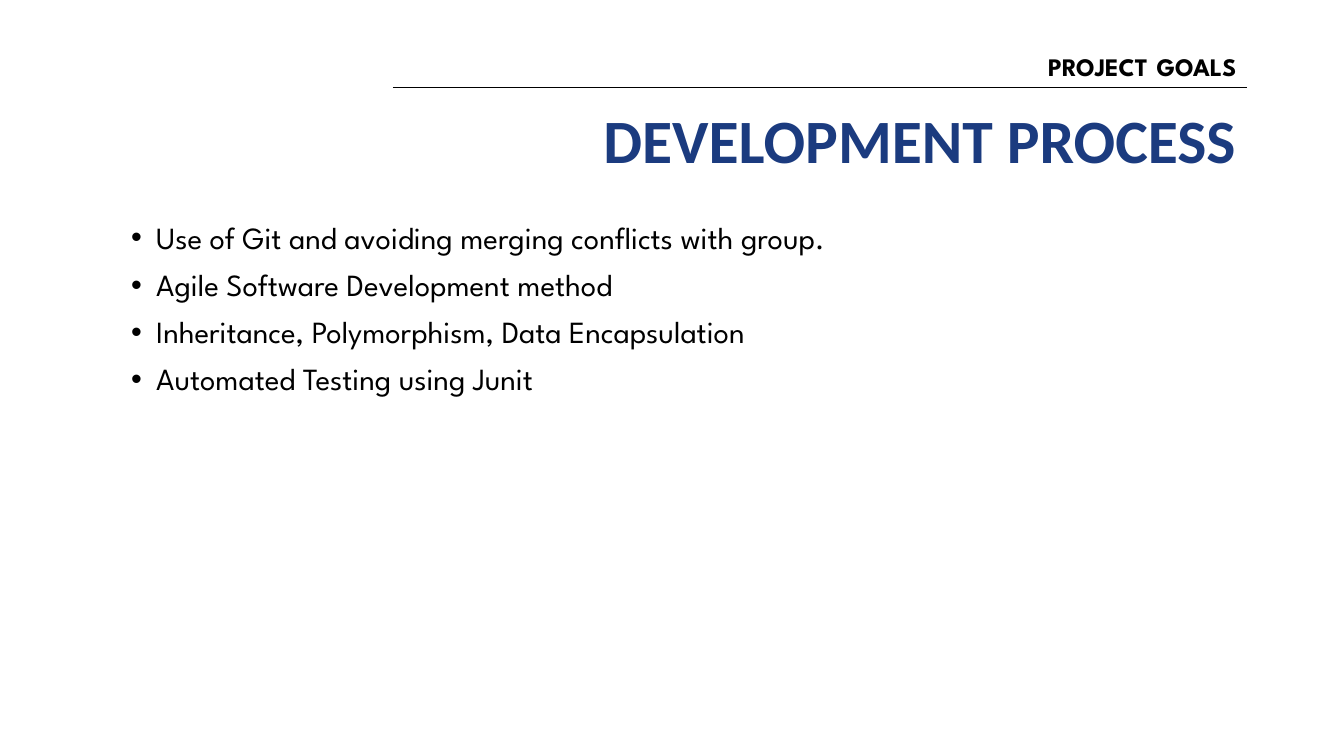
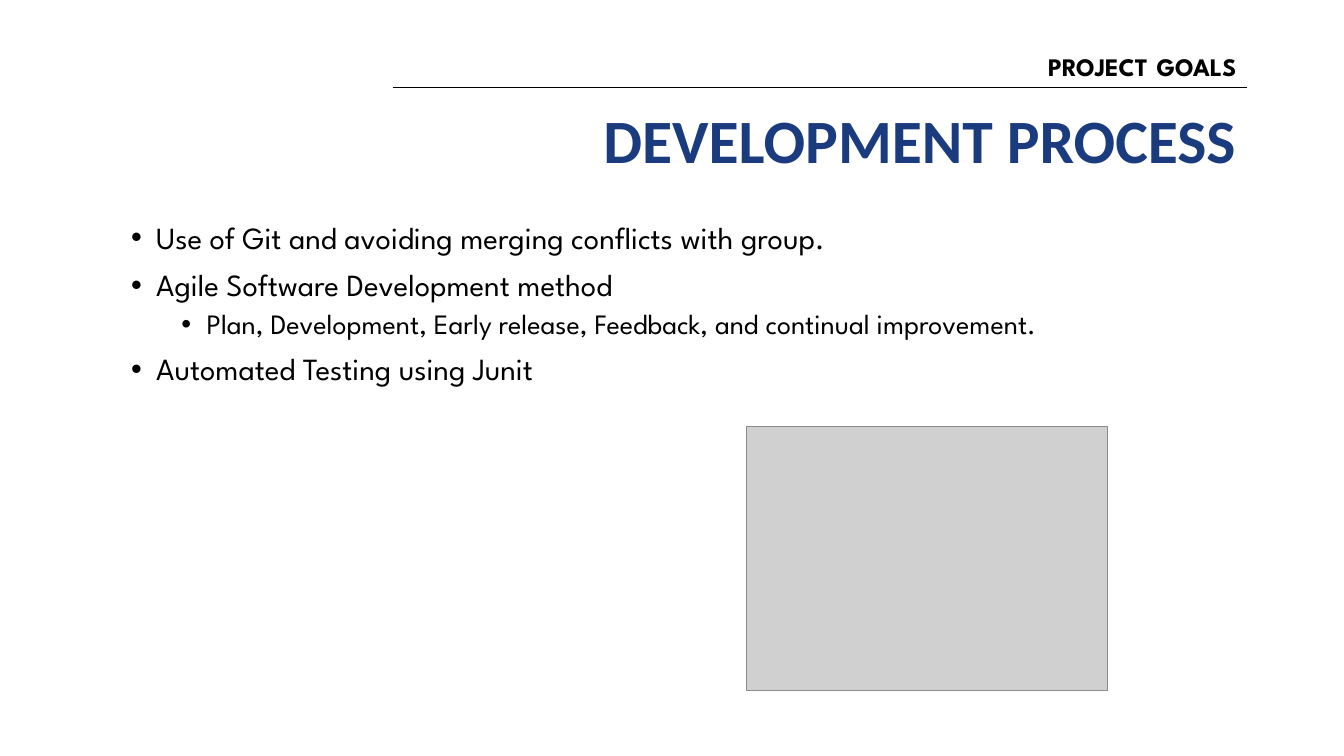
Before and after one commit to group-sm3/connect4-sm3, a slide deck: slide 3 of docs/SM3 Presentation.pptx. Drawn at 1344x756 pixels with LibreOffice and Linux fonts; fonts in the diff are those of the drawing; grey boxes stand for pictures; background and template pictures are left out. Boxes give left, top, right and bottom in pixels: in the first picture for what was removed or moved away, otherwise in the second. Text is boxed around its words. In the diff, an @@ line names an element or a change of style, - is before the commit and + after.

```diff
--- a/docs/SM3 Presentation.pptx
+++ b/docs/SM3 Presentation.pptx
@@ text at [207,314,1036,340]: text changed; size 22 to 20 pt @@
-• Inheritance, Polymorphism, Data Encapsulation
+  • Plan, Development, Early release, Feedback, and continual improvement.
@@ picture added at [747,426,1109,691] @@
```
Also in this commit, not shown: 5 other slides changed, 1 slide added, 1 slide removed, 1 other file.
